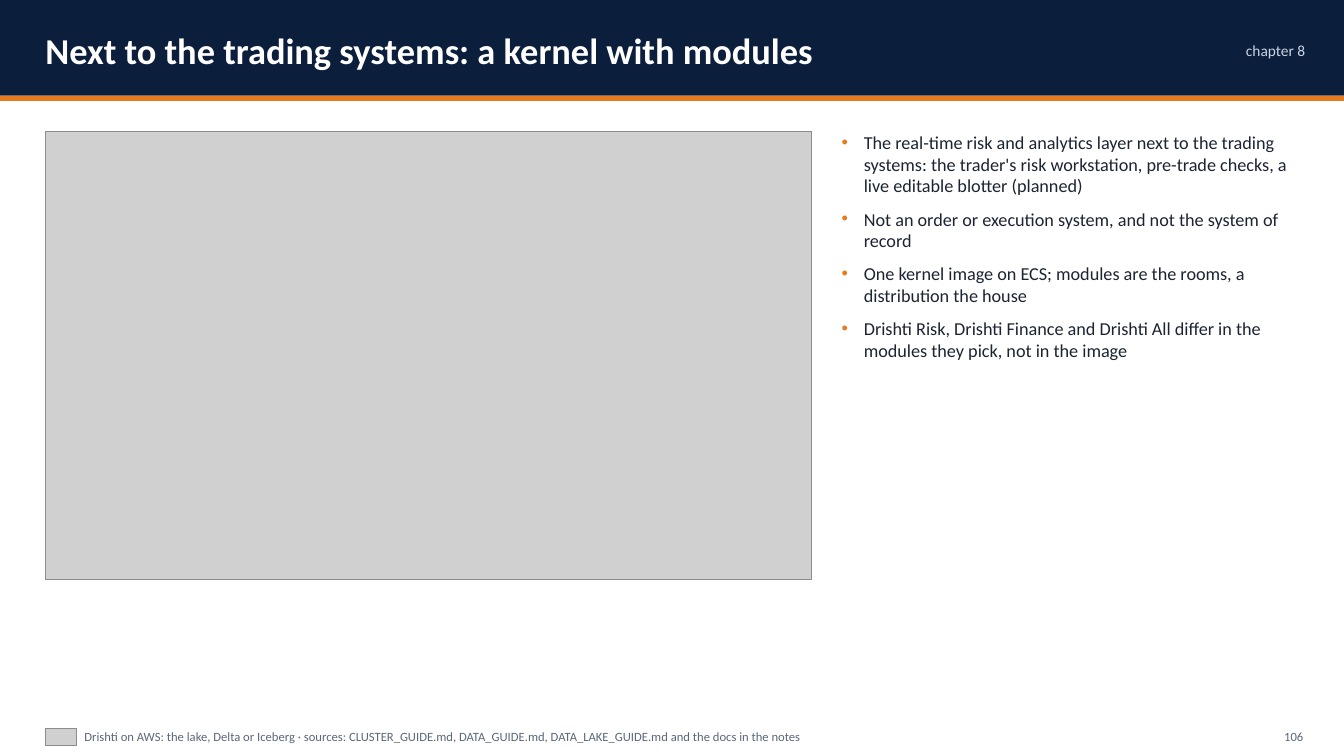
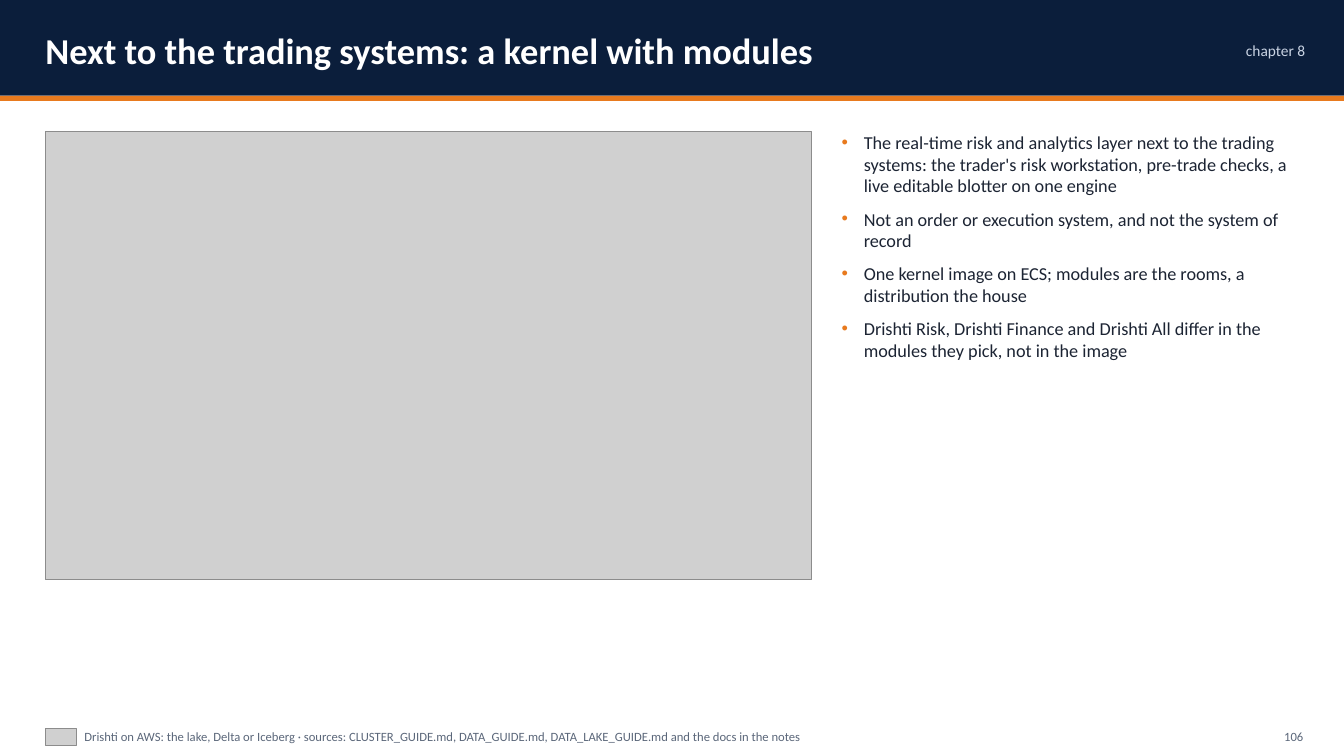
Before and after one commit to ajsinha/drishti, a slide deck: slide 106 of docs/publications/Drishti-on-AWS.pptx. Drawn at 1344x756 pixels with LibreOffice and Linux fonts; fonts in the diff are those of the drawing; grey boxes stand for pictures. Boxes give left, top, right and bottom in pixels: in the first picture for what was removed or moved away, otherwise in the second. Text is boxed around its words. In the diff, an @@ line names an element or a change of style, - is before the commit and + after.

Commit message:
Decks: slogan pair, live results and blotters, source systems, Pack designer modes, storage parity and retention, the top bar; AWS titles and table fit

```diff
--- a/docs/publications/Drishti-on-AWS.pptx
+++ b/docs/publications/Drishti-on-AWS.pptx
@@ text at <box>864,136,1287,195</box>: text changed @@
-• The real-time risk and analytics layer next to the trading systems: the trader's risk workstation, pre-trade checks, a live editable blotter (planned)
+• The real-time risk and analytics layer next to the trading systems: the trader's risk workstation, pre-trade checks, a live editable blotter on one engine
```
Also in this commit, not shown: 53 other slides changed, 3 slides added, 5 other files.
